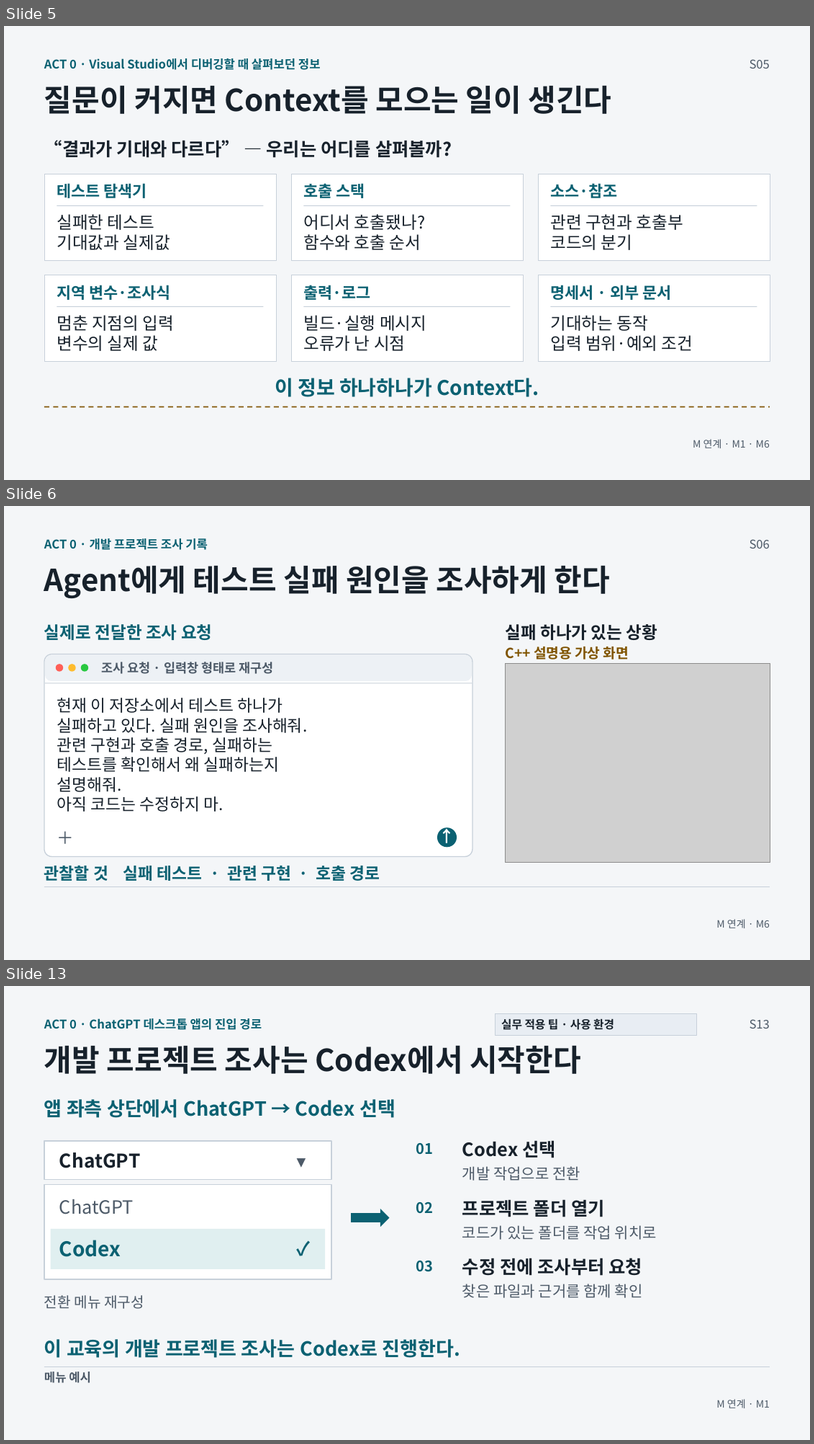
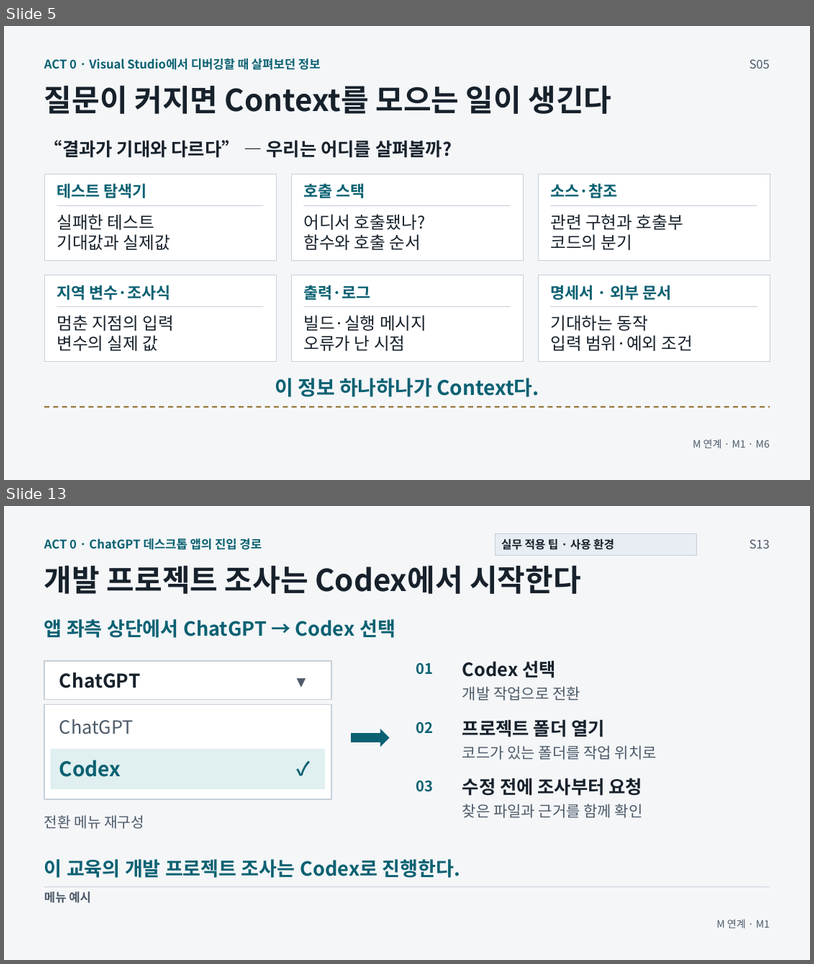
Before and after one commit to GideokKim/ai-dev-training, a slide deck: production/ACT_0.pptx. Shown one above the other, each under a label of ours: slides 5, 6 and 13 before the commit, slides 5 and 13 after it; the slides between them are not shown. The pictures are 814x1444 and 814x964 pixels, drawn with LibreOffice and Linux fonts; fonts in the diff are those of the drawing; grey boxes stand for pictures. Boxes give left, top, right and bottom in pixels: in the first picture for what was removed or moved away, otherwise in the second. Text is boxed around its words. In the diff, an @@ line names an element or a change of style, - is before the commit and + after.

```diff
--- a/production/ACT_0.pptx
+++ b/production/ACT_0.pptx
@@ slide 6 removed at [4, 506, 810, 960], background #F4F6F8 @@
@@ text removed at [44, 538, 208, 550] @@
-ACT 0 · 개발 프로젝트 조사 기록
@@ text removed at [750, 539, 770, 548] @@
-S06
@@ text removed at [44, 565, 610, 598] @@
-Agent에게 테스트 실패 원인을 조사하게 한다
@@ text removed at [44, 624, 212, 640] @@
-실제로 전달한 조사 요청
@@ text removed at [505, 624, 658, 640] @@
-실패 하나가 있는 상황
@@ rounded rectangle removed at [44, 654, 473, 856] @@
@@ rounded rectangle removed at [45, 655, 472, 682] @@
@@ text removed at [505, 646, 629, 659] @@
-C++ 설명용 가상 화면
@@ ellipse removed at [55, 664, 63, 671] @@
@@ ellipse removed at [68, 664, 75, 671] @@
@@ ellipse removed at [81, 664, 88, 671] @@
@@ text removed at [102, 662, 274, 674] @@
-조사 요청 · 입력창 형태로 재구성
@@ picture removed at [506, 663, 771, 862] @@
@@ line removed from (45, 683) to (472, 683) @@
@@ text removed at [57, 698, 307, 811] @@
-현재 이 저장소에서 테스트 하나가
-실패하고 있다. 실패 원인을 조사해줘.
-관련 구현과 호출 경로, 실패하는
-테스트를 확인해서 왜 실패하는지
-설명해줘.
-아직 코드는 수정하지 마.
@@ text removed at [57, 828, 80, 847] @@
-＋
@@ ellipse removed at [437, 827, 457, 847] @@
@@ text removed at [437, 826, 457, 845] @@
-↑
@@ text removed at [44, 865, 381, 880] @@
-관찰할 것 실패 테스트 · 관련 구현 · 호출 경로
@@ line removed from (44, 886) to (771, 886) @@
@@ text removed at [717, 919, 770, 928] @@
-M 연계 · M6
```
Also in this commit, not shown: 6 slides changed, 1 slide added, 41 other files.
